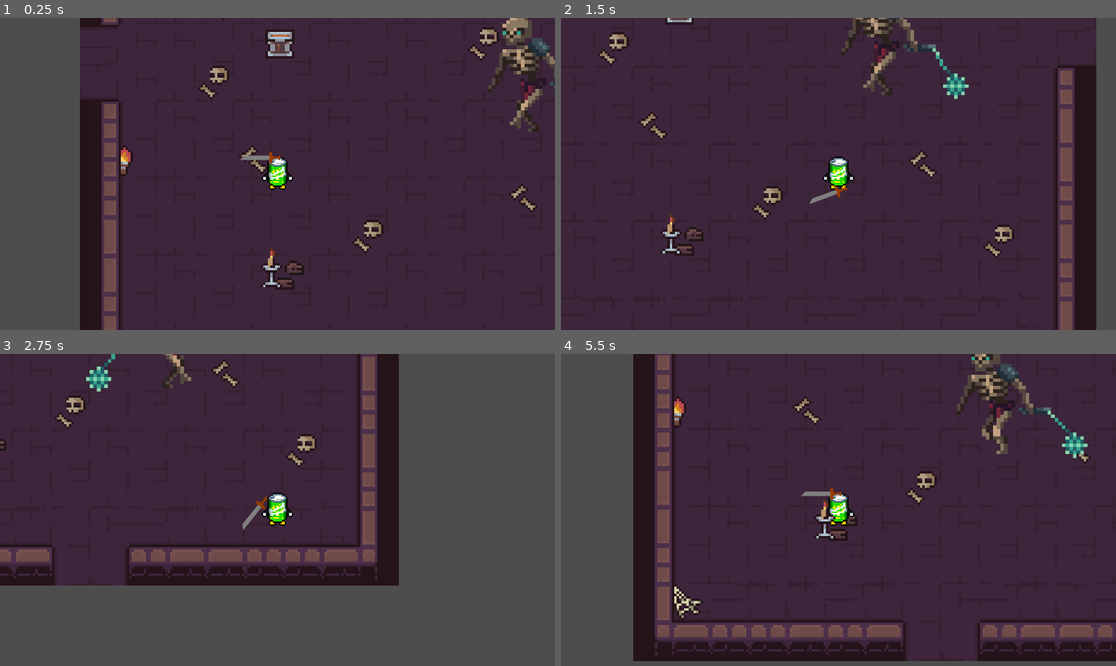
Above: before the commit, frames 1-4 (two rows, left to right).
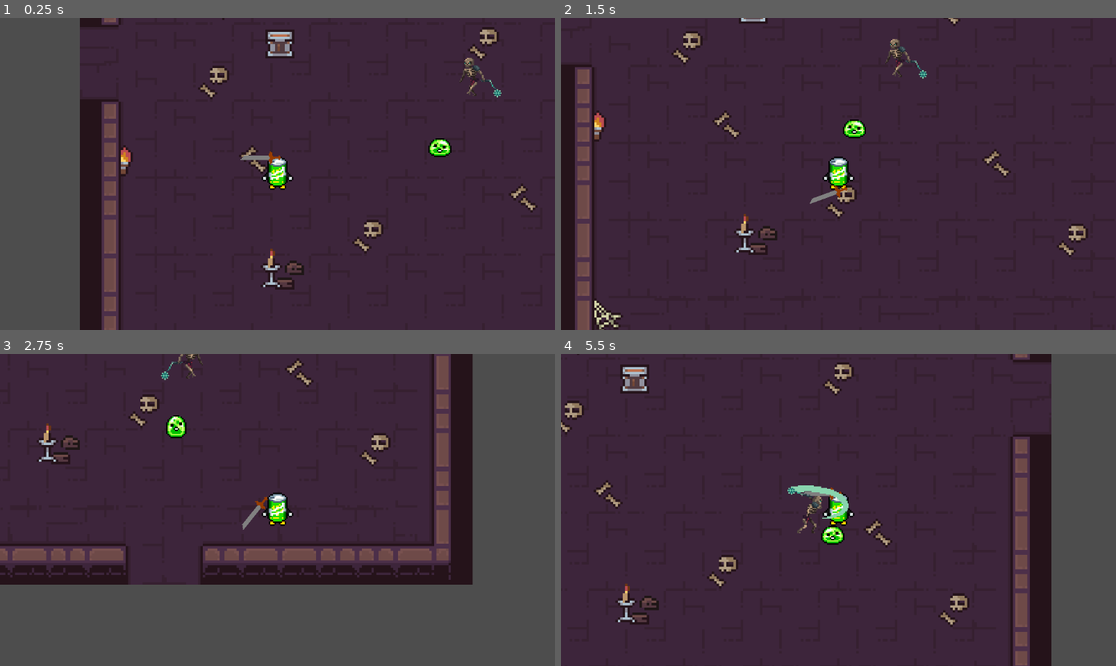
Above: after the commit, the same moments.

Repository: WilfingerS/CS415-2024
Game: Godot game, scene res://Scenes/Levels/MainScene.tscn
The game is run twice, just before and just after one commit, with the same random seed, the same clock (stepped at 60 frames per second) and the same inputs.
Inputs (mouse positions are in pixels of both pictures, inside the frame that each line leads up to):
- Up to frame 1 (0.25 s): no input
- Up to frame 2 (1.5 s): move the mouse to (960, 158) at 0.52 s; hold D (right) 0.53-1.28 s; hold F (Interact) 0.53-1.28 s; move the mouse to (727, 189) at 1.27 s; hold S (down) from 1.28 s (still down); click (727, 189) at 1.35 s
- Up to frame 3 (2.75 s): move the mouse to (333, 441) at 2.02 s; release S (down) at 2.03 s; hold D (right) from 2.03 s (still down); hold F (Interact) from 2.03 s (still down)
- Up to frame 4 (5.5 s): move the mouse to (810, 572) at 2.77 s; release D (right) at 2.78 s; release F (Interact) at 2.78 s; hold W (up) 2.78-3.53 s; click (810, 572) at 2.85 s; move the mouse to (1005, 556) at 3.52 s; hold F (Interact) 3.53-4.28 s; hold A (left) 3.53-5.03 s; move the mouse to (672, 463) at 4.27 s; click (672, 463) at 4.35 s; move the mouse to (866, 510) at 5.02 s; hold S (down) from 5.03 s (still down); hold F (Interact) from 5.03 s (still down)

The runs differ from the first frame. In frame 1, 2.0% of the frame differs, in the area x 77-100%, y 0-45%; in frame 2, 17%; in frame 3, 19%; in frame 4, 44%, in the area x 0-100%, y 0-100%.

Commit message:
change scale

Diff:
--- a/GodotProjectFolder/Scenes/Characters/flail_skeleton.tscn
+++ b/GodotProjectFolder/Scenes/Characters/flail_skeleton.tscn
@@ -92,7 +92,7 @@
 
 [node name="Flail_Skeleton" type="CharacterBody2D"]
 position = Vector2(0, -1)
-scale = Vector2(1.5058, 1.5)
+scale = Vector2(0.5, 0.498)
 script = ExtResource("1_f6r1p")
 
 [node name="Sprite2D" type="Sprite2D" parent="."]
--- a/GodotProjectFolder/Scenes/Levels/MainScene.tscn
+++ b/GodotProjectFolder/Scenes/Levels/MainScene.tscn
@@ -1,10 +1,11 @@
-[gd_scene load_steps=6 format=3 uid="uid://babnmxqdpfmjs"]
+[gd_scene load_steps=7 format=3 uid="uid://babnmxqdpfmjs"]
 
 [ext_resource type="PackedScene" uid="uid://bddrcwkuo7k48" path="res://Scenes/Characters/Character.tscn" id="1_3u81v"]
 [ext_resource type="PackedScene" uid="uid://b74j72sy4ihbx" path="res://Scenes/Levels/MultiRoom.tscn" id="1_88w2w"]
 [ext_resource type="PackedScene" uid="uid://cghx8ibvkewpx" path="res://Scenes/Levels/chest.tscn" id="3_y2hvb"]
 [ext_resource type="PackedScene" uid="uid://bky72twc6w0xk" path="res://Scenes/Levels/torch.tscn" id="4_26dd0"]
 [ext_resource type="PackedScene" uid="uid://cvk5t5c7vvgv6" path="res://Scenes/Characters/flail_skeleton.tscn" id="5_2gyns"]
+[ext_resource type="PackedScene" uid="uid://clp3rxlbhwvv6" path="res://Scenes/Characters/slime_green.tscn" id="6_pmy8v"]
 
 [node name="MainScene" type="Node2D"]
 
@@ -19,8 +20,6 @@
 [node name="Player_Character" parent="." groups=["Player"] instance=ExtResource("1_3u81v")]
 position = Vector2(-46, 30)
 scale = Vector2(0.3, 0.3)
-collision_layer = 2
-collision_mask = 2
 
 [node name="Camera2D" type="Camera2D" parent="Player_Character"]
 zoom = Vector2(5, 5)
@@ -29,4 +28,7 @@
 position = Vector2(-41, 77)
 
 [node name="Flail_Skeleton" parent="." instance=ExtResource("5_2gyns")]
-position = Vector2(58, 16)
+position = Vector2(37, 1)
+
+[node name="slime_green" parent="." instance=ExtResource("6_pmy8v")]
+position = Vector2(30, 18)
